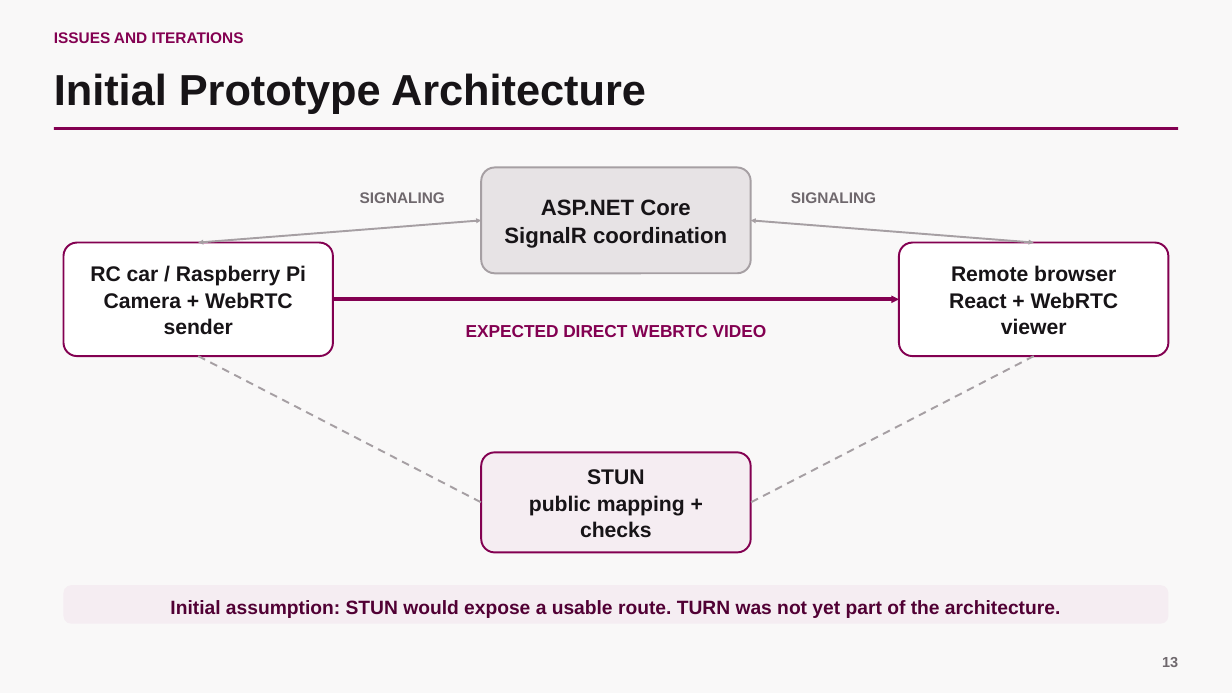
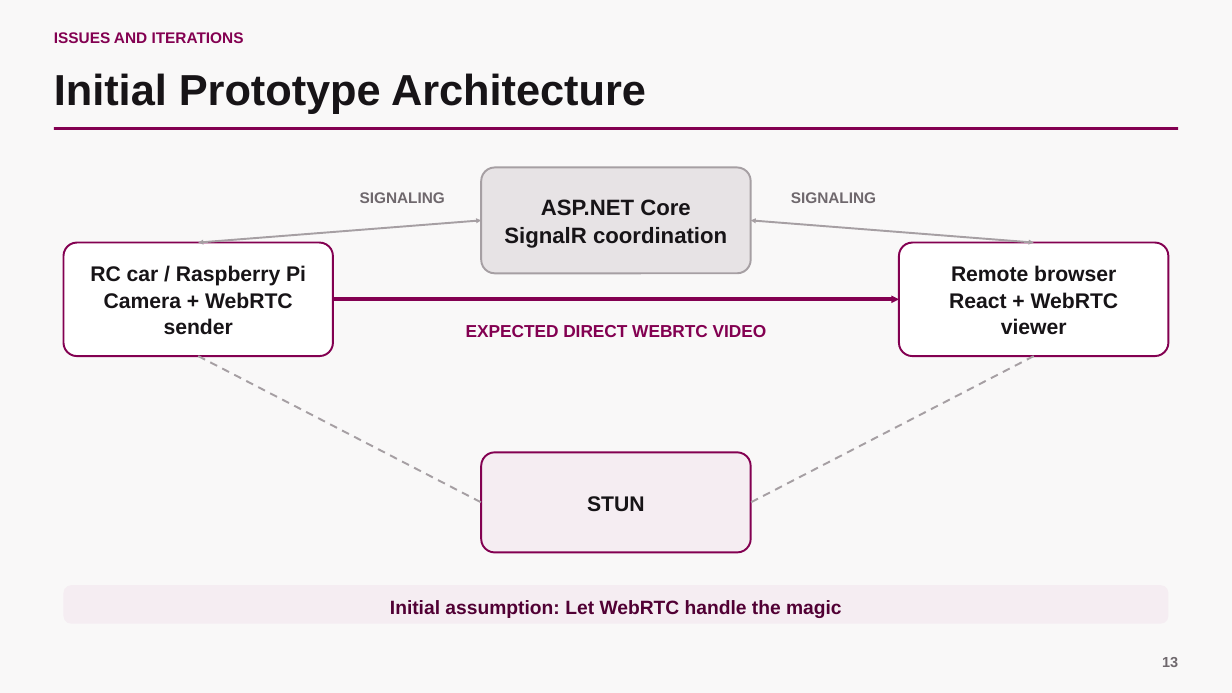
Before and after one commit to scarlet-radio-control/scarlet-radio-control, a slide deck: slide 12 of PRESENTATION.pptx. Drawn at 1232x693 pixels with LibreOffice and Linux fonts; fonts in the diff are those of the drawing. Boxes give left, top, right and bottom in pixels: in the first picture for what was removed or moved away, otherwise in the second. Text is boxed around its words. In the diff, an @@ line names an element or a change of style, - is before the commit and + after.

```diff
--- a/PRESENTATION.pptx
+++ b/PRESENTATION.pptx
@@ text in rounded rectangle at bbox=[529, 495, 685, 538]: paragraph removed @@
-public mapping + checks
@@ text at bbox=[390, 600, 842, 618]: text changed @@
-Initial assumption: STUN would expose a usable route. TURN was not yet part of the architecture.
+Initial assumption: Let WebRTC handle the magic
```
Also in this commit, not shown: 3 other slides changed.
